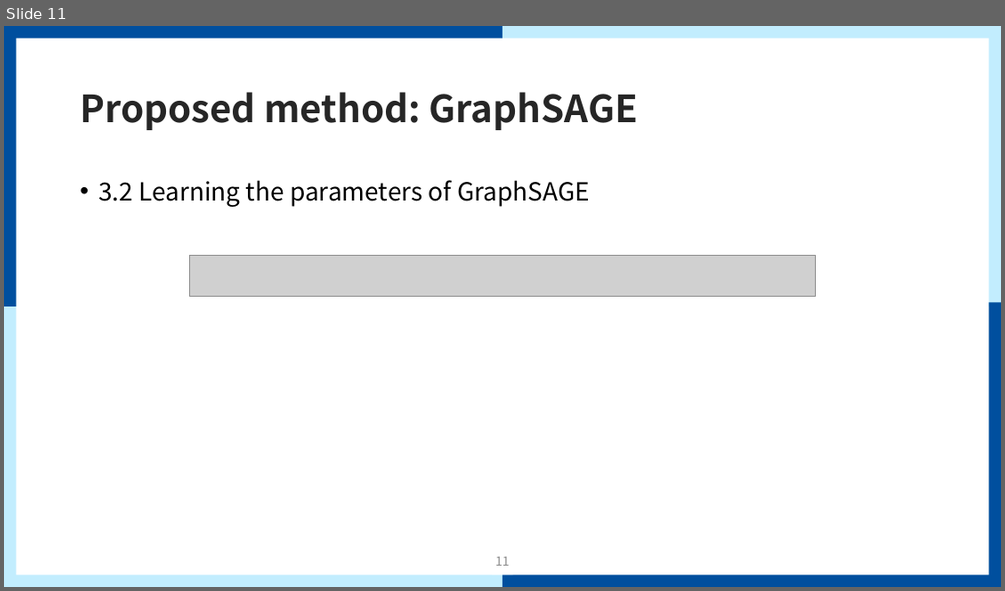
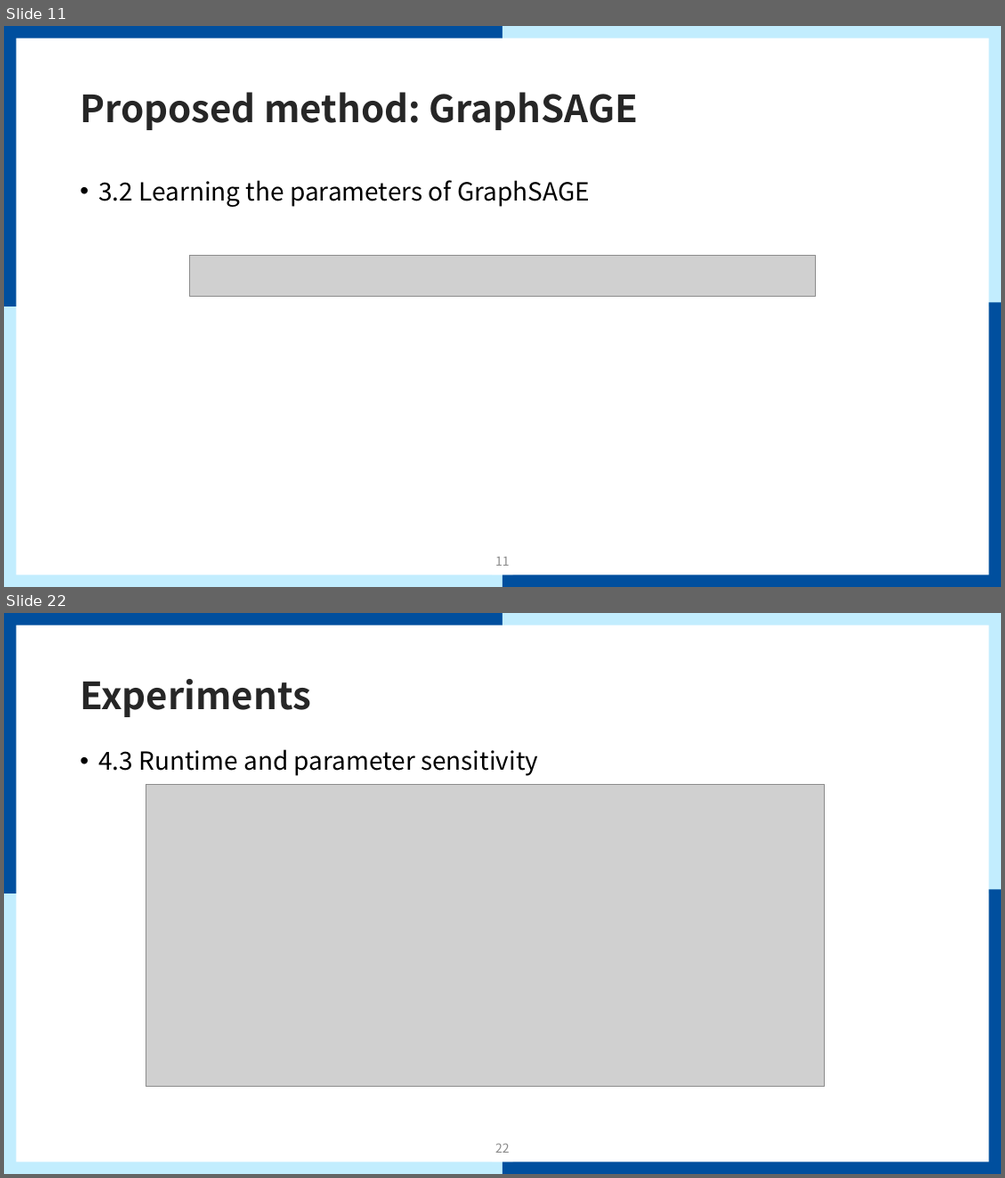
Before and after one commit to mmvv11/GraduateStudies, a slide deck: papers/review/GraphSAGE Review.pptx. Shown one above the other, each under a label of ours: slide 11 before the commit, slides 11 and 22 after it; the slides between them are not shown. The pictures are 1005x591 and 1005x1178 pixels, drawn with LibreOffice and Linux fonts; fonts in the diff are those of the drawing; grey boxes stand for pictures; background and template pictures are left out. Boxes give left, top, right and bottom in pixels: in the first picture for what was removed or moved away, otherwise in the second. Text is boxed around its words. In the diff, an @@ line names an element or a change of style, - is before the commit and + after.

```diff
--- a/papers/review/GraphSAGE Review.pptx
+++ b/papers/review/GraphSAGE Review.pptx
@@ slide 22 added at bbox=[4, 613, 1001, 1174], background #FFFFFF; not listed: 9 template elements that a slide beside it also shows @@
@@ title added at bbox=[80, 679, 311, 717], 36 pt, text #262626, bold @@
+Experiments
@@ text added at bbox=[98, 749, 538, 776], 24 pt, text #000000 @@
+• 4.3 Runtime and parameter sensitivity
@@ picture added at bbox=[146, 784, 824, 1086] @@
@@ page number added at bbox=[495, 1143, 510, 1152], 12 pt, text #8C8C8C @@
+22
```
Also in this commit, not shown: 2 slides changed, 12 other slides added.
